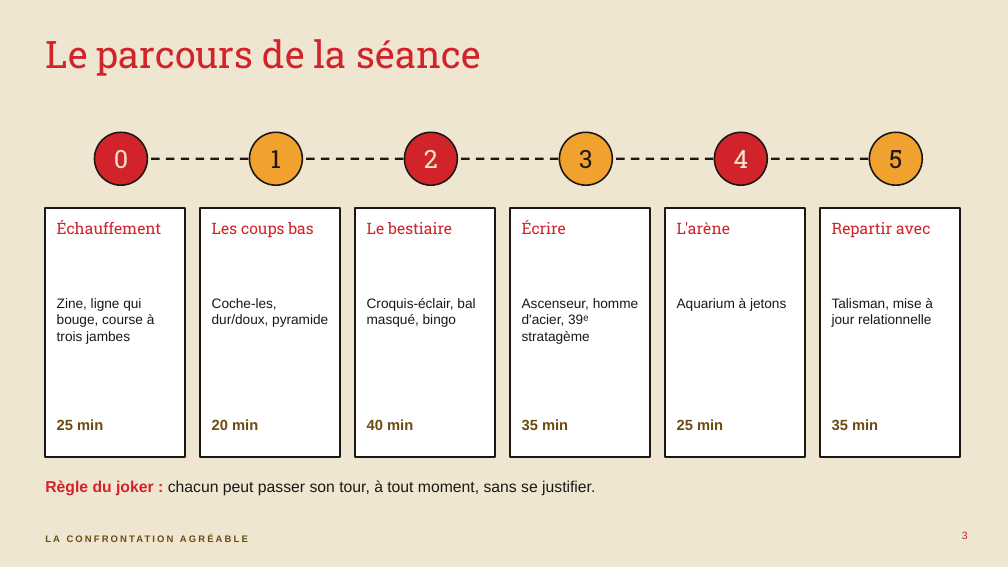
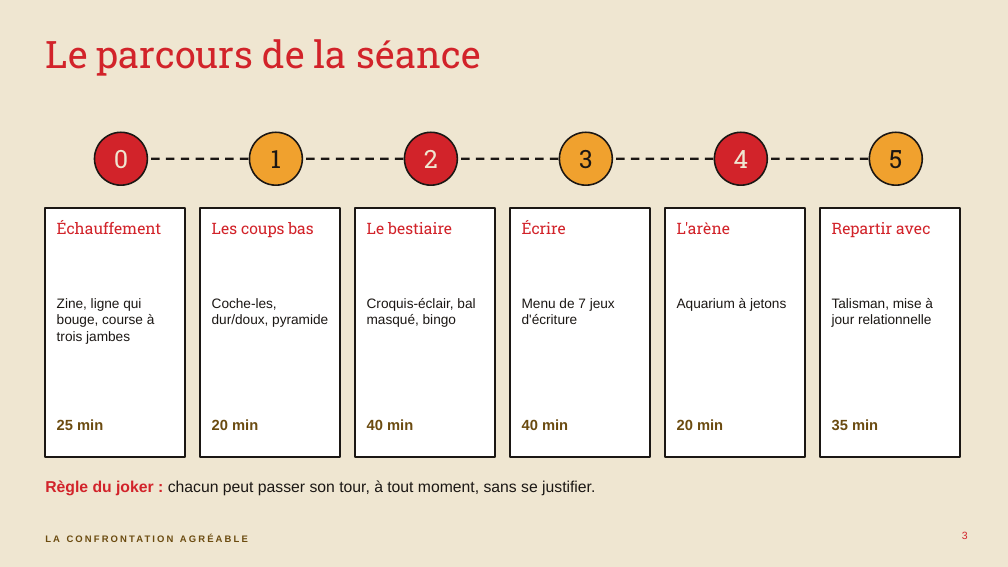
Before and after one commit to isabellepedneault111-ai/Chat-, a slide deck: slide 3 of debat-agreable/seminaire-confrontation-agreable.pptx. Drawn at 1008x567 pixels with LibreOffice and Linux fonts; fonts in the diff are those of the drawing. Boxes give left, top, right and bottom in pixels: in the first picture for what was removed or moved away, otherwise in the second. Text is boxed around its words. In the diff, an @@ line names an element or a change of style, - is before the commit and + after.

```diff
--- a/debat-agreable/seminaire-confrontation-agreable.pptx
+++ b/debat-agreable/seminaire-confrontation-agreable.pptx
@@ text at (522, 298, 615, 324): text changed @@
-Ascenseur, homme d'acier, 39ᵉ stratagème
+Menu de 7 jeux d'écriture
@@ text at (522, 419, 568, 430): text changed @@
-35 min
+40 min
@@ text at (677, 419, 723, 430): text changed @@
-25 min
+20 min
```
Also in this commit, not shown: 9 slides added, 21 other files.
